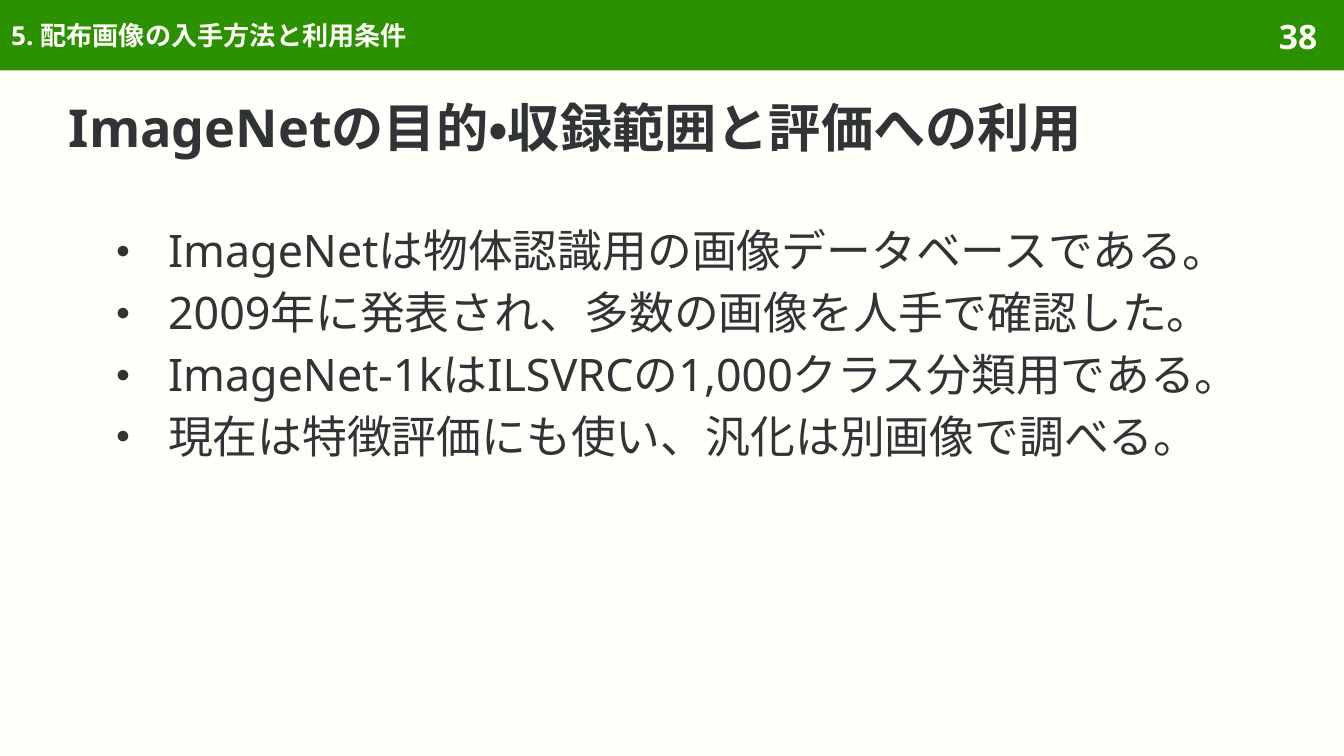
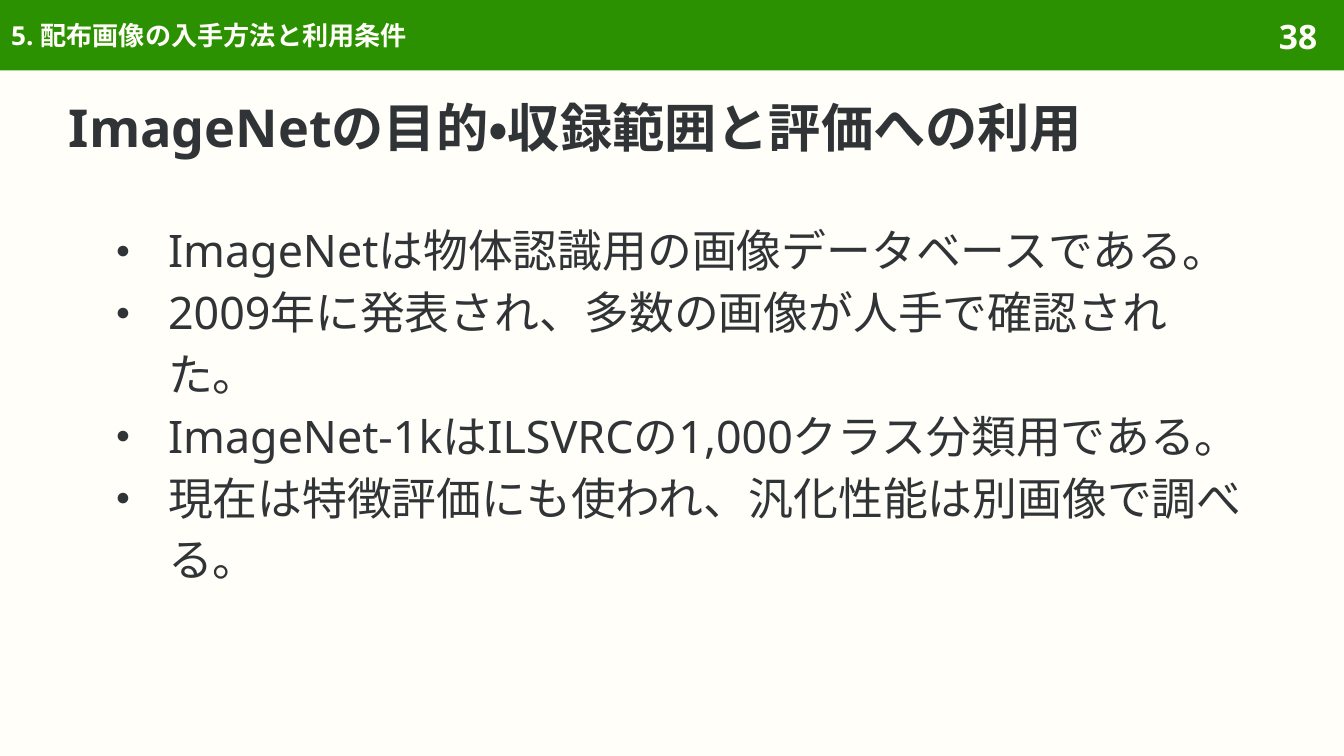
Before and after one commit to sasakiy84/datasets-in-10-minutes, a slide deck: slide 38 of slides/datasets-in-10-minutes-imagenet.pptx. Drawn at 1344x756 pixels with LibreOffice and Linux fonts; fonts in the diff are those of the drawing. Boxes give left, top, right and bottom in pixels: in the first picture for what was removed or moved away, otherwise in the second. Text is boxed around its words. In the diff, an @@ line names an element or a change of style, - is before the commit and + after.

Commit message:
Proofread imagenet with Japanese proofreading skill

```diff
--- a/slides/datasets-in-10-minutes-imagenet.pptx
+++ b/slides/datasets-in-10-minutes-imagenet.pptx
@@ text at (168,291,1167,394): text changed @@
-● 2009年に発表され、多数の画像を人手で確認した。
+● 2009年に発表され、多数の画像が人手で確認された。
@@ text at (168,477,1241,579): text changed @@
-● 現在は特徴評価にも使い、汎化は別画像で調べる。
+● 現在は特徴評価にも使われ、汎化性能は別画像で調べる。
```
Also in this commit, not shown: 17 other slides changed, 7 other files.
